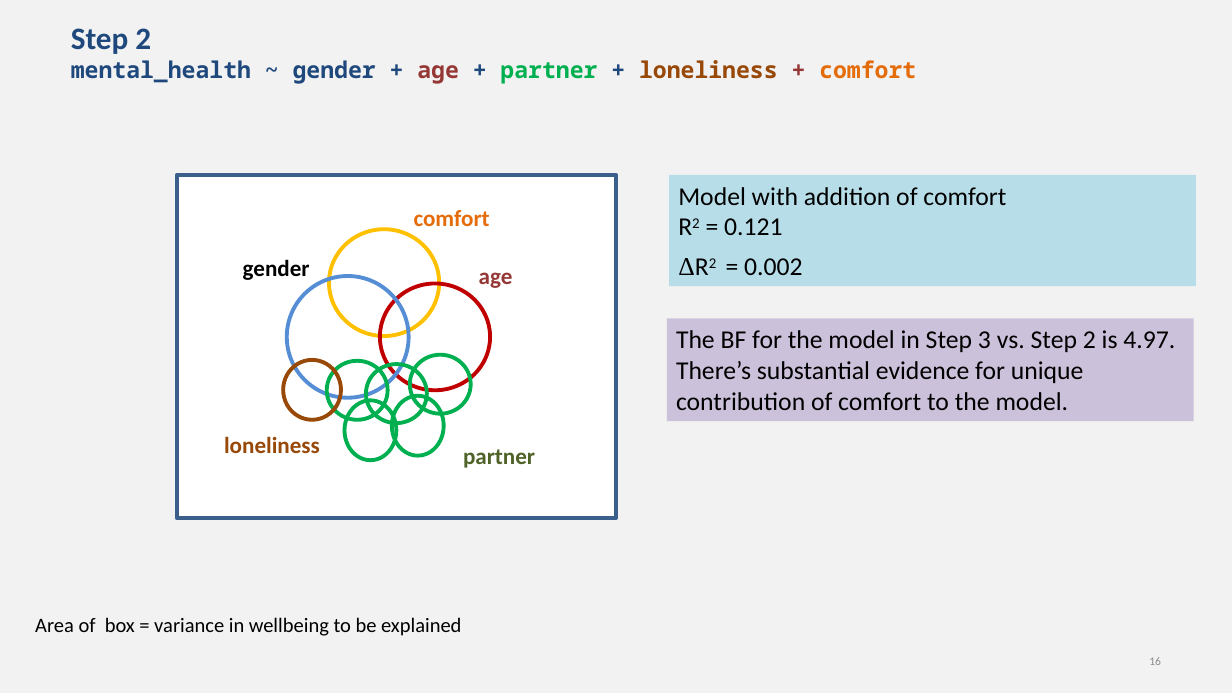
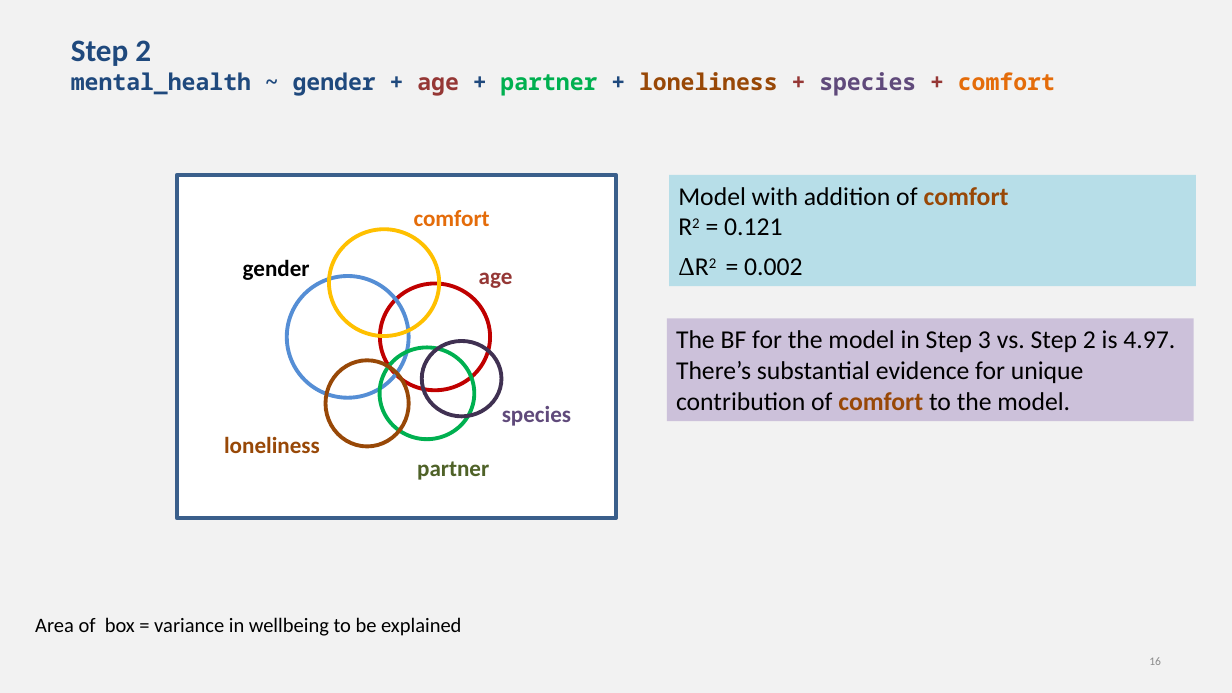
Before and after one commit to chrisjberry/datafluencyCB, a slide deck: slide 16 of docs/slides/PSYC753_L5_MultipleRegression3.pptx. Drawn at 1232x693 pixels with LibreOffice and Linux fonts; fonts in the diff are those of the drawing. Boxes give left, top, right and bottom in pixels: in the first picture for what was removed or moved away, otherwise in the second. Text is boxed around its words. In the diff, an @@ line names an element or a change of style, - is before the commit and + after.

```diff
--- a/docs/slides/PSYC753_L5_MultipleRegression3.pptx
+++ b/docs/slides/PSYC753_L5_MultipleRegression3.pptx
@@ title at [71, 40, 1055, 96]: text changed @@
-Step 2
-mental_health ~ gender + age + partner + loneliness + comfort
+Step 2
+mental_health ~ gender + age + partner + loneliness + species + comfort
@@ text in rectangle at [678, 187, 1009, 205]: text colour #000000 to #984807, bold on in "comfort" @@
@@ ellipse at [380, 284, 490, 391]: fill none to #FFFFFF @@
@@ ellipse: place and size @@
-ellipse at [410, 355, 471, 414]
+ellipse at [380, 348, 475, 439]
@@ ellipse: place and size @@
-ellipse at [366, 364, 427, 423]
+ellipse at [421, 341, 501, 417]
@@ ellipse at [421, 341, 501, 417]: outline #00B050 3 pt to #403152 3 pt @@
@@ ellipse: place and size @@
-ellipse at [283, 360, 341, 421]
+ellipse at [325, 360, 409, 446]
@@ ellipse removed at [327, 360, 388, 420] @@
@@ text in rectangle at [676, 361, 1084, 410]: text colour #000000 to #984807, bold on in "comfort" @@
@@ ellipse removed at [345, 400, 396, 460] @@
@@ ellipse removed at [392, 396, 444, 456] @@
@@ text added at [502, 406, 571, 426], 18 pt, text #604A7B, bold @@
+species
@@ text "partner": place and size @@
-text "partner" at [463, 449, 535, 468]
+text "partner" at [417, 461, 489, 480]
```
Also in this commit, not shown: 3 other slides changed.
